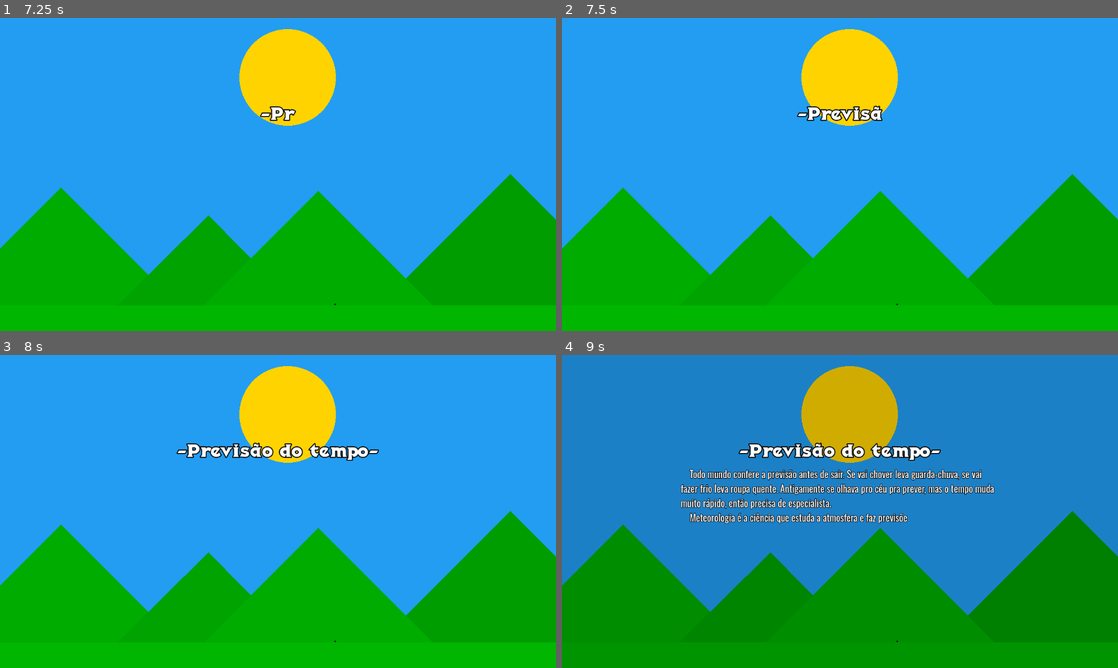
Above: before the commit, frames 1-4 (two rows, left to right).
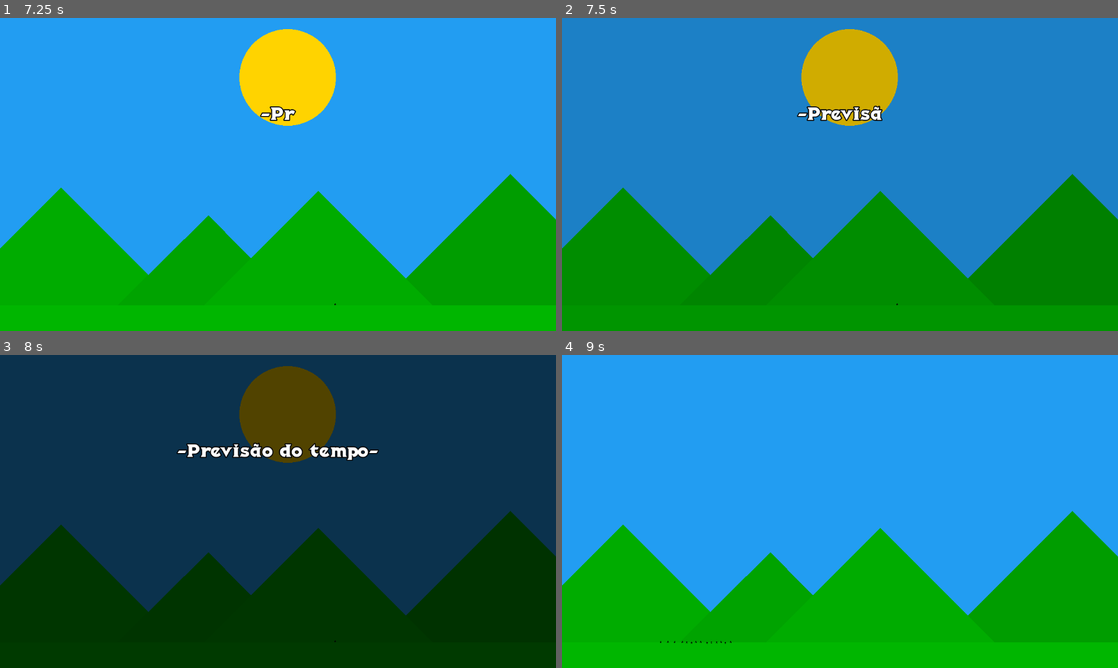
Above: after the commit, the same moments.

Repository: joao-dev152/Trabalho-de-Ci-ncias-8-ano-
Game: Godot game, scene res://páginas/1. Alana/page_0_intro.tscn
Same seed, same stepped clock (60 frames per second), same inputs: the game is played once before the commit and once after it.
Inputs (mouse positions are in pixels of both pictures, inside the frame that each line leads up to):
- Up to frame 1 (7.25 s): move the mouse to (400, 158) at 0.52 s; press the mouse at (400, 158) at 0.53 s; hold Right (right-down) 0.53-2.78 s; move the mouse to (166, 190) at 1.27 s; release the mouse at (166, 190) at 1.28 s; click (166, 190) at 1.35 s; move the mouse to (333, 105) at 2.02 s; press the mouse at (333, 105) at 2.03 s; move the mouse to (250, 237) at 2.77 s; release the mouse at (250, 237) at 2.78 s; hold Left (left-up) 2.78-5.03 s; click (250, 237) at 2.85 s; move the mouse to (444, 221) at 3.52 s; press the mouse at (444, 221) at 3.53 s; move the mouse to (111, 127) at 4.27 s; release the mouse at (111, 127) at 4.28 s; click (111, 127) at 4.35 s; move the mouse to (305, 174) at 5.02 s; press the mouse at (305, 174) at 5.03 s; hold Right (right-down) 5.03-6.53 s; move the mouse to (194, 96) at 5.77 s; release the mouse at (194, 96) at 5.78 s; click (194, 96) at 5.85 s; move the mouse to (400, 158) at 6.52 s; press the mouse at (400, 158) at 6.53 s; hold Left (left-up) from 6.53 s (still down)
- Up to frame 2 (7.5 s): move the mouse to (728, 190) at 7.27 s; release Left (left-up) at 7.28 s; release the mouse at (728, 190) at 7.28 s; hold Right (right-down) from 7.28 s (still down); click (728, 190) at 7.35 s
- Up to frame 3 (8 s): keep holding Right (right-down)
- Up to frame 4 (9 s): move the mouse to (895, 442) at 8.02 s; press the mouse at (895, 442) at 8.03 s; move the mouse to (812, 574) at 8.77 s; release Right (right-down) at 8.78 s; release the mouse at (812, 574) at 8.78 s; hold Left (left-up) from 8.78 s (still down); click (812, 574) at 8.85 s

Frame 1 is identical in both runs. In frame 2, 100% of the frame differs, in the area x 0-100%, y 0-100%; in frame 3, 99%; in frame 4, 100%.

Commit message:
inicio criação da terceira página(page 2)

Diff:
--- /dev/null
+++ b/páginas/2. Anna Luiza/page_2_temperatura_e_nebulosidade.tscn
@@ -0,0 +1,106 @@
+[gd_scene format=3 uid="uid://bytpuxcx4i7ga"]
+
+[ext_resource type="Texture2D" uid="uid://dgecauljq8sqm" path="res://data/assets/homi_andando.png" id="1_y2j5c"]
+
+[sub_resource type="BoxMesh" id="BoxMesh_4s65b"]
+
+[node name="page_2_Temperatura e Nebulosidade" type="Node2D" unique_id=537147640]
+
+[node name="ColorRect" type="ColorRect" parent="." unique_id=394596836]
+offset_left = -3083.0
+offset_top = -1557.0
+offset_right = 4451.0
+offset_bottom = 1503.0
+color = Color(0.13333334, 0.6156863, 0.9490196, 1)
+
+[node name="cenario" type="Node2D" parent="." unique_id=751256370]
+
+[node name="mountain" type="MeshInstance2D" parent="cenario" unique_id=1785791933]
+modulate = Color(0, 0.6745098, 0, 1)
+position = Vector2(163.57503, 602.575)
+rotation = -0.7853982
+scale = Vector2(303, 408.78787)
+mesh = SubResource("BoxMesh_4s65b")
+
+[node name="mountain2" type="MeshInstance2D" parent="cenario" unique_id=295414834]
+modulate = Color(0, 0.6392157, 0, 1)
+position = Vector2(393.00006, 660.00006)
+rotation = 0.7920004
+scale = Vector2(303, 408.78787)
+mesh = SubResource("BoxMesh_4s65b")
+
+[node name="mountain4" type="MeshInstance2D" parent="cenario" unique_id=911972721]
+modulate = Color(0, 0.6156863, 0, 1)
+position = Vector2(1020, 575)
+rotation = 0.7853982
+scale = Vector2(303, 408.78787)
+mesh = SubResource("BoxMesh_4s65b")
+
+[node name="mountain3" type="MeshInstance2D" parent="cenario" unique_id=837975567]
+modulate = Color(0, 0.6745098, 0, 1)
+position = Vector2(677.00006, 630)
+rotation = -0.7853982
+scale = Vector2(359.94006, 408.78787)
+mesh = SubResource("BoxMesh_4s65b")
+
+[node name="ground" type="MeshInstance2D" parent="cenario" unique_id=1414790077]
+modulate = Color(0, 0.7137255, 0, 1)
+position = Vector2(575.5, 623)
+scale = Vector2(1159, 55.999966)
+mesh = SubResource("BoxMesh_4s65b")
+
+[node name="Sprite2D" type="Sprite2D" parent="." unique_id=1855761862]
+position = Vector2(235, 592)
+texture = ExtResource("1_y2j5c")
+
+[node name="Sprite2D2" type="Sprite2D" parent="." unique_id=1498977950]
+position = Vector2(251, 592)
+texture = ExtResource("1_y2j5c")
+
+[node name="Sprite2D3" type="Sprite2D" parent="." unique_id=1056295558]
+position = Vector2(270, 594)
+texture = ExtResource("1_y2j5c")
+
+[node name="Sprite2D4" type="Sprite2D" parent="." unique_id=1018095368]
+position = Vector2(289, 592)
+texture = ExtResource("1_y2j5c")
+
+[node name="Sprite2D5" type="Sprite2D" parent="." unique_id=595100769]
+position = Vector2(302, 594)
+texture = ExtResource("1_y2j5c")
+
+[node name="Sprite2D6" type="Sprite2D" parent="." unique_id=1918165216]
+position = Vector2(322, 593)
+texture = ExtResource("1_y2j5c")
+
+[node name="Sprite2D7" type="Sprite2D" parent="." unique_id=1373499998]
+position = Vector2(340, 594)
+texture = ExtResource("1_y2j5c")
+
+[node name="Sprite2D8" type="Sprite2D" parent="." unique_id=527164918]
+position = Vector2(311, 593)
+texture = ExtResource("1_y2j5c")
+
+[node name="Sprite2D9" type="Sprite2D" parent="." unique_id=1052005475]
+position = Vector2(221, 592)
+texture = ExtResource("1_y2j5c")
+
+[node name="Sprite2D10" type="Sprite2D" parent="." unique_id=6859464]
+position = Vector2(351, 592)
+texture = ExtResource("1_y2j5c")
+
+[node name="Sprite2D11" type="Sprite2D" parent="." unique_id=1685939077]
+position = Vector2(331, 592)
+texture = ExtResource("1_y2j5c")
+
+[node name="Sprite2D12" type="Sprite2D" parent="." unique_id=1959578295]
+position = Vector2(279, 592)
+texture = ExtResource("1_y2j5c")
+
+[node name="Sprite2D13" type="Sprite2D" parent="." unique_id=1258584300]
+position = Vector2(260, 593)
+texture = ExtResource("1_y2j5c")
+
+[node name="Sprite2D14" type="Sprite2D" parent="." unique_id=1469568975]
+position = Vector2(206, 592)
+texture = ExtResource("1_y2j5c")
--- a/scripts/page_1_previsao_do_tempo.gd
+++ b/scripts/page_1_previsao_do_tempo.gd
@@ -27,10 +27,7 @@
 		get_tree().change_scene_to_file("res://páginas/1. Alana/page_0_intro.tscn")
 
 	if event.is_action_pressed("right-down") and _has_started:
-		print("página seguinte: faltando")
-		return
-
 		animation_player.play("fade-out")
 		_is_turning_page = true
 		await animation_player.animation_finished
-		get_tree().change_scene_to_file("")
+		get_tree().change_scene_to_file("res://páginas/2. Anna Luiza/page_2_temperatura_e_nebulosidade.tscn")
Not shown, added: data/assets/light2D-gradient.png.import
